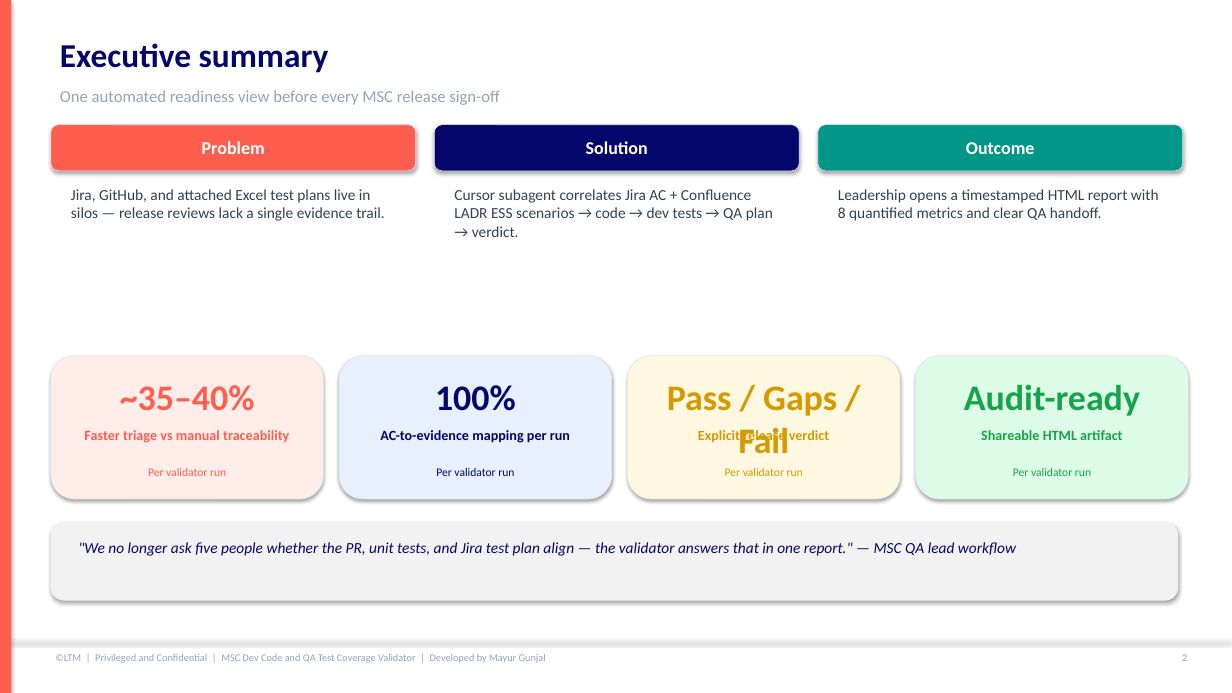
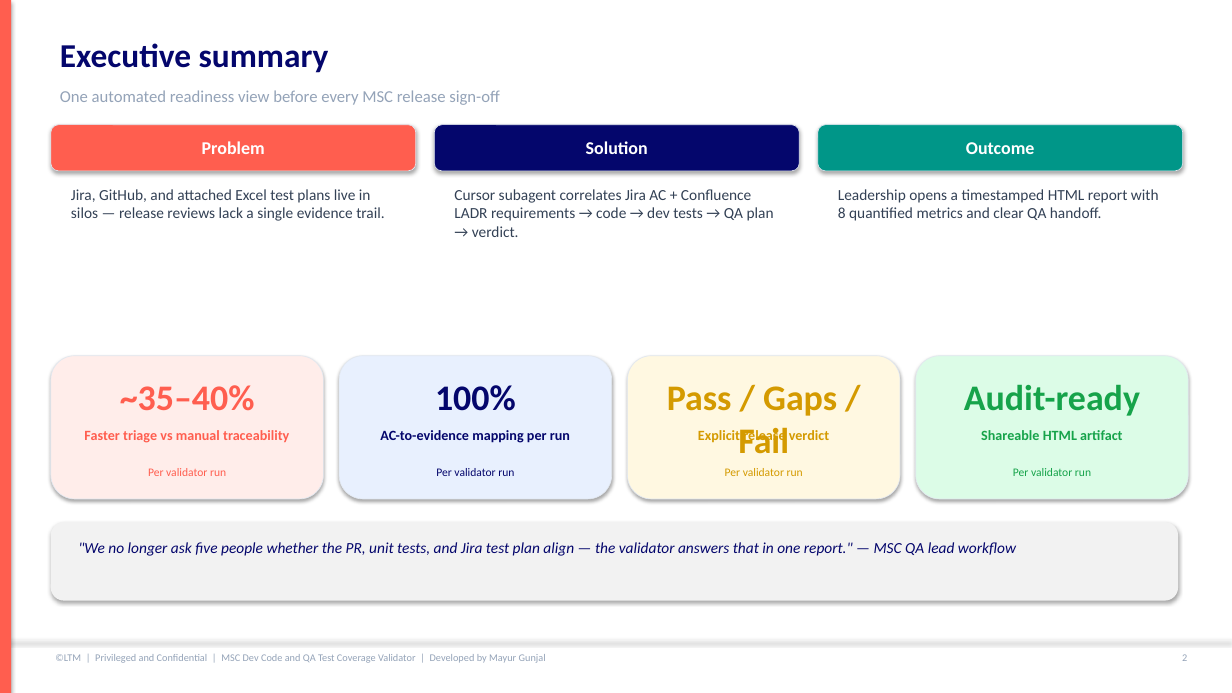
Before and after one commit to mgunjal11/pegasus-qa-agents-lab-copy, a slide deck: slide 3 of docs/MSC-Dev-Code-and-QA-Test-Coverage-Validator-Guide.pptx. Drawn at 1232x693 pixels with LibreOffice and Linux fonts; fonts in the diff are those of the drawing. Boxes give left, top, right and bottom in pixels: in the first picture for what was removed or moved away, otherwise in the second. Text is boxed around its words. In the diff, an @@ line names an element or a change of style, - is before the commit and + after.

```diff
--- a/docs/MSC-Dev-Code-and-QA-Test-Coverage-Validator-Guide.pptx
+++ b/docs/MSC-Dev-Code-and-QA-Test-Coverage-Validator-Guide.pptx
@@ text at (454,189,774,237): text changed @@
-Cursor subagent correlates Jira AC + Confluence LADR ESS scenarios → code → dev tests → QA plan → verdict.
+Cursor subagent correlates Jira AC + Confluence LADR requirements → code → dev tests → QA plan → verdict.
```
Also in this commit, not shown: 8 other slides changed, 1 slide added, 1 other file.
